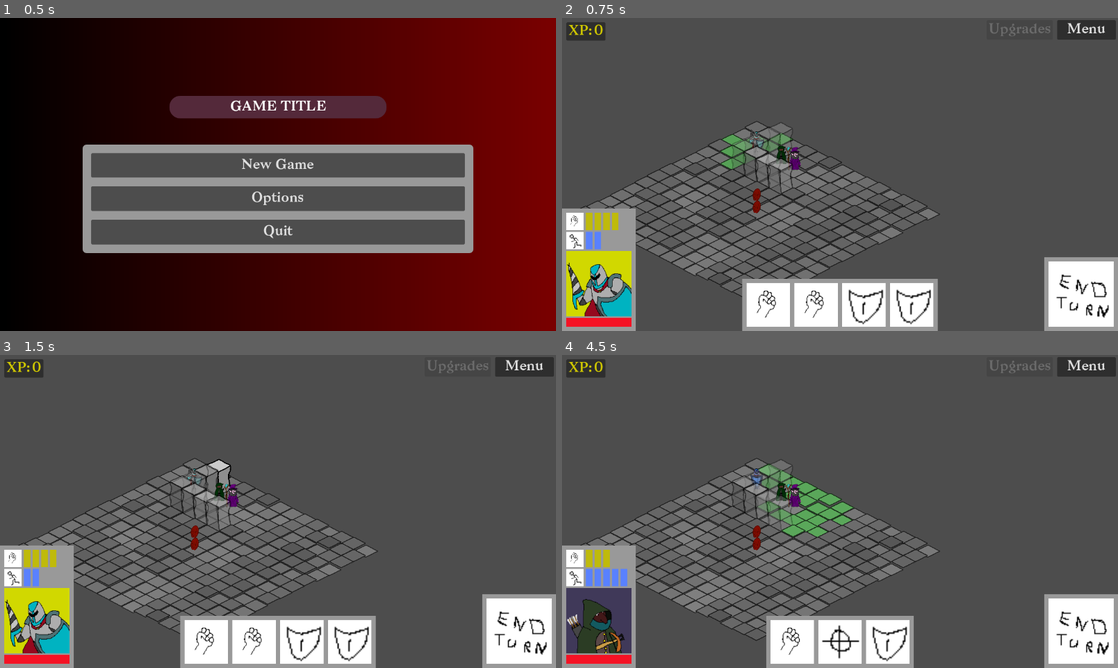
Above: before the commit, frames 1-4 (two rows, left to right).
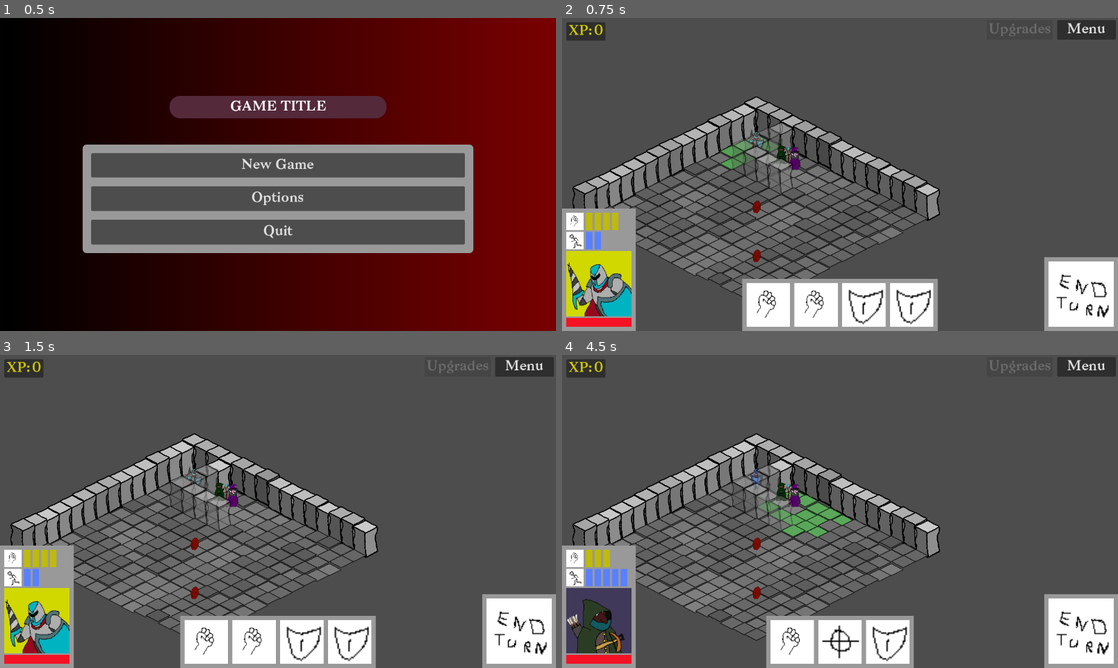
Above: after the commit, the same moments.

Repository: CiaranWoodward/LD57
Game: Godot game, scene res://scenes/main.tscn
Two runs of this game, one before a commit and one after it. Both use one fixed random seed, a clock stepped at 60 frames per second and the inputs below. The engine's default icon, where the game draws it, is replaced by a stand-in: a white triangle on a blue panel in a dark square. Sound files missing from this copy of the repository are replaced by a short silence.
Inputs (mouse positions are in pixels of both pictures, inside the frame that each line leads up to):
- Up to frame 1 (0.5 s): no input
- Up to frame 2 (0.75 s): click "New Game" at 0.5 s
- Up to frame 3 (1.5 s): click (205, 642) at 1.25 s
- Up to frame 4 (4.5 s): click (817, 642) at 2 s; click (862, 642) at 2.75 s; click (912, 642) at 3.5 s; click (1079, 630) at 4.25 s

Frame 1 is identical in both runs. In frame 2, 5.3% of the frame differs, in the area x 1-68%, y 24-78%; in frame 3, 5.2%; in frame 4, 5.7%.

Commit message:
Refactor LevelManager for improved level handling and entity management
- Changed level_scenes to a single level_scene variable for streamlined level instantiation.
- Updated tile_entity_encoding to include new entity types: Exploding Barrel (X) and Destructible Wall (D).
- Enhanced level map definitions to incorporate new entities and improved layout.
- Refactored initialization logic to ensure proper level loading and error handling.
- Improved comments for clarity on entity types and map parsing functionality.

Diff:
--- a/Level/LevelManager.gd
+++ b/Level/LevelManager.gd
@@ -9,7 +9,7 @@
 
 # Level management
 var active_levels: Array[IsometricMap] = []
-var level_scenes: Array[PackedScene] = []
+var level_scene: PackedScene
 var level_nodes: Dictionary = {}  # Level index -> IsometricMap node
 var current_deepest_level: int = 0
 
@@ -18,6 +18,7 @@
 # o = open/floor, s = stone/wall
 # Second character (optional): Entity to spawn
 # H = Hellbomb, C = Hellbomb Chaser, M = Minion, E = Elite, G = Grunt, B = Boss, P = Player (Heavy), S = Scout, W = Wizard
+# X = Exploding Barrel, D = Destructible Wall
 var tile_entity_encoding = {
 	# Tile types (first character)
 	"o": "open_floor",
@@ -32,75 +33,93 @@
 	"B": "boss",
 	"P": "player_heavy",
 	"S": "player_scout",
-	"W": "player_wizard"
+	"W": "player_wizard",
+	"X": "exploding_barrel",
+	"D": "destructible_wall"
 }
 
 var level_maps : Array = [
 	[
-		["o", "o", "o", "o", "o", "o", "o", "o", "o", "o", "o", "o", "o", "o", "o"],
-		["o", "o", "o", "s", "o", "o", "o", "o", "o", "o", "o", "o", "o", "o", "o"],
-		["o", "o", "oP", "s", "oS", "oW", "o", "o", "o", "o", "o", "o", "o", "o", "o"],
-		["o", "o", "o", "s", "o", "o", "o", "o", "o", "o", "o", "o", "o", "o", "o"],
-		["o", "o", "o", "s", "s", "s", "s", "o", "o", "o", "o", "o", "o", "o", "o"],
-		["o", "o", "o", "o", "o", "o", "o", "o", "o", "o", "o", "o", "o", "o", "o"],
-		["o", "o", "o", "o", "o", "o", "oH", "o", "o", "o", "o", "o", "o", "o", "o"],
-		["o", "o", "o", "o", "o", "o", "o", "oH","o", "o", "o", "o", "o", "o", "o"],
-		["o", "o", "o", "o", "o", "o", "o", "o", "o", "o", "o", "o", "o", "o", "o"],
-		["o", "o", "o", "o", "o", "o", "o", "o", "o", "o", "o", "o", "o", "o", "o"],
-		["o", "o", "o", "o", "o", "o", "o", "o", "o", "o", "o", "o", "o", "o", "o"],
-		["o", "o", "o", "o", "o", "o", "o", "o", "o", "o", "o", "o", "o", "o", "o"],
-		["o", "o", "o", "o", "o", "o", "o", "o", "o", "o", "o", "o", "o", "o", "o"],
-		["o", "o", "o", "o", "o", "o", "o", "o", "o", "o", "o", "o", "o", "o", "o"],
-		["o", "o", "o", "o", "o", "o", "o", "o", "o", "o", "o", "o", "o", "o", "o"]
-	],
-	[
-		["o", "o", "o", "o", "o", "o", "o", "o", "o", "o", "o", "o", "o", "o", "o"],
-		["o", "o", "o", "o", "o", "o", "o", "o", "o", "o", "o", "o", "o", "o", "o"],
-		["o", "o", "s", "o", "o", "o", "o", "o", "o", "o", "o", "o", "s", "o", "o"],
-		["o", "o", "s", "o", "o", "o", "o", "o", "o", "o", "o", "o", "s", "o", "o"],
-		["o", "o", "s", "o", "o", "o", "o", "oE", "o", "s", "o", "o", "s", "o", "o"],
-		["o", "o", "s", "o", "o", "o", "o", "o", "o", "s", "o", "o", "s", "o", "o"],
-		["o", "o", "o", "o", "o", "s", "o", "s", "o", "o", "o", "o", "o", "o", "o"],
-		["o", "o", "o", "o", "o", "s", "o", "s", "o", "o", "o", "o", "o", "o", "o"],
-		["o", "o", "s", "o", "o", "o", "o", "o", "o", "s", "o", "o", "s", "o", "o"],
-		["o", "o", "s", "o", "o", "o", "o", "o", "o", "s", "o", "o", "s", "o", "o"],
-		["o", "o", "s", "o", "o", "o", "o", "o", "o", "o", "o", "o", "s", "o", "o"],
-		["o", "o", "s", "o", "o", "o", "o", "o", "o", "o", "o", "o", "s", "o", "o"],
-		["o", "o", "o", "o", "o", "o", "o", "o", "o", "o", "o", "o", "o", "o", "o"],
-		["o", "o", "o", "o", "o", "o", "o", "o", "o", "o", "o", "o", "o", "o", "o"]
-	],
-	[
-		["o", "o", "o", "o", "o", "o", "o", "o", "o", "o", "o", "o", "o", "o", "o"],
-		["o", "s", "o", "o", "o", "o", "o", "o", "o", "o", "o", "o", "o", "o", "o"],
-		["o", "o", "s", "o", "o", "o", "o", "o", "o", "o", "o", "o", "o", "o", "o"],
-		["o", "o", "o", "s", "o", "o", "o", "o", "o", "o", "o", "o", "o", "o", "o"],
-		["o", "o", "o", "o", "s", "o", "o", "o", "o", "o", "o", "o", "o", "o", "o"],
-		["o", "o", "o", "o", "o", "s", "o", "o", "o", "o", "o", "o", "o", "o", "o"],
-		["o", "o", "o", "o", "o", "o", "s", "o", "oE", "o", "o", "o", "o", "o", "o"],
-		["o", "o", "o", "o", "o", "o", "o", "s", "o", "o", "o", "o", "o", "o", "o"],
-		["o", "o", "o", "o", "o", "o", "o", "o", "s", "o", "o", "o", "o", "o", "o"],
-		["o", "o", "o", "o", "o", "o", "o", "s", "o", "o", "o", "o", "o", "o", "o"],
-		["o", "o", "o", "o", "o", "o", "s", "o", "o", "o", "o", "o", "o", "o", "o"],
-		["o", "o", "o", "o", "o", "s", "o", "o", "o", "o", "o", "o", "o", "o", "o"],
-		["o", "o", "o", "o", "s", "o", "o", "o", "o", "o", "o", "o", "o", "o", "o"],
-		["o", "o", "o", "o", "o", "o", "o", "o", "o", "o", "o", "o", "o", "o", "o"]
-	],
-	[
-		["o", "o", "o", "o", "o", "o", "o", "o", "o", "o", "o", "o", "o", "o", "o"],
-		["o", "o", "o", "o", "s", "s", "o", "o", "s", "s", "o", "o", "o", "o", "o"],
-		["o", "o", "o", "o", "s", "o", "o", "o", "o", "s", "o", "o", "o", "o", "o"],
-		["o", "o", "s", "s", "s", "o", "o", "o", "o", "s", "s", "s", "o", "o", "o"],
-		["o", "o", "o", "o", "o", "o", "o", "o", "o", "o", "o", "s", "o", "o", "o"],
-		["o", "o", "o", "o", "o", "o", "o", "o", "o", "o", "o", "s", "s", "s", "o"],
-		["o", "o", "s", "s", "s", "o", "o", "o", "o", "o", "o", "o", "o", "o", "o"],
-		["o", "o", "o", "o", "s", "o", "o", "oB", "o", "o", "o", "o", "o", "o", "o"],
-		["o", "o", "o", "o", "s", "o", "o", "o", "o", "o", "o", "s", "s", "s", "o"],
-		["o", "o", "o", "o", "s", "o", "o", "o", "o", "o", "o", "s", "o", "o", "o"],
-		["o", "o", "o", "o", "s", "s", "s", "o", "o", "s", "s", "s", "o", "o", "o"],
-		["o", "o", "o", "o", "o", "o", "s", "o", "o", "s", "o", "o", "o", "o", "o"],
-		["o", "o", "o", "o", "o", "o", "s", "o", "o", "s", "o", "o", "o", "o", "o"],
-		["o", "o", "o", "o", "o", "o", "o", "o", "o", "o", "o", "o", "o", "o", "o"]
-	]
+		["s", "s", "s", "s", "s", "s", "s", "s", "s", "s", "s", "s", "s", "s", "s"],
+		["s", "o", "o", "s", "o", "o", "o", "o", "o", "o", "o", "o", "o", "o", "o"],
+		["s", "o", "oP", "s", "oS", "oW", "o", "o", "o", "o", "o", "o", "o", "o", "o"],
+		["s", "o", "o", "s", "o", "o", "o", "o", "o", "o", "o", "o", "o", "o", "o"],
+		["s", "o", "o", "s", "s", "s", "s", "o", "o", "o", "o", "o", "o", "o", "o"],
+		["s", "o", "o", "o", "o", "o", "o", "o", "o", "o", "o", "o", "o", "o", "o"],
+		["s", "o", "o", "o", "o", "o", "o", "o", "o", "o", "o", "o", "o", "o", "o"],
+		["s", "o", "o", "o", "o", "o", "o", "oH","o", "o", "o", "o", "o", "o", "o"],
+		["s", "o", "o", "o", "o", "o", "o", "o", "o", "o", "o", "o", "o", "o", "o"],
+		["s", "o", "o", "o", "o", "o", "o", "o", "o", "o", "o", "o", "o", "o", "o"],
+		["s", "o", "o", "o", "o", "o", "o", "o", "o", "o", "o", "o", "o", "o", "o"],
+		["s", "o", "o", "o", "o", "o", "o", "o", "o", "o", "o", "oH", "o", "o", "o"],
+		["s", "o", "o", "o", "o", "o", "o", "o", "o", "o", "o", "o", "o", "o", "o"],
+		["s", "o", "o", "o", "o", "o", "o", "o", "o", "o", "o", "o", "o", "o", "o"],
+		["s", "o", "o", "o", "o", "o", "o", "o", "o", "o", "o", "o", "o", "o", "o"]
+	],
+	[
+		["s", "s", "s", "s", "s", "s", "s", "s", "s", "s", "s", "s", "s", "s", "s"],
+		["s", "o", "o", "o", "o", "oD", "o", "o", "o", "o", "o", "o", "o", "o", "o"],
+		["s", "o", "s", "o", "o", "oD", "o", "o", "o", "o", "o", "o", "s", "o", "o"],
+		["s", "o", "s", "o", "oC", "oD", "o", "o", "o", "o", "o", "o", "s", "o", "o"],
+		["s", "o", "s", "o", "o", "oD", "oG", "o", "o", "s", "o", "o", "s", "o", "o"],
+		["s", "o", "s", "o", "o", "oD", "o", "o", "o", "s", "o", "o", "s", "o", "o"],
+		["s", "o", "o", "o", "o", "s", "o", "s", "o", "o", "o", "o", "o", "o", "o"],
+		["s", "o", "o", "o", "o", "s", "o", "s", "o", "o", "o", "o", "o", "o", "o"],
+		["s", "o", "s", "o", "o", "oD", "o", "o", "o", "s", "o", "o", "s", "o", "o"],
+		["s", "o", "s", "o", "o", "oD", "o", "o", "o", "s", "o", "o", "s", "o", "o"],
+		["s", "o", "s", "o", "o", "oD", "o", "o", "o", "o", "o", "o", "s", "oG", "o"],
+		["s", "o", "s", "oC", "o", "oD", "o", "o", "o", "o", "o", "o", "s", "o", "o"],
+		["s", "o", "o", "o", "o", "oD", "o", "o", "o", "o", "o", "o", "o", "o", "o"],
+		["s", "o", "o", "o", "o", "oD", "o", "o", "o", "o", "o", "o", "o", "o", "o"]
+	],
+	[
+		["s", "s", "s", "s", "s", "s", "s", "s", "s", "s", "s", "s", "s", "s", "s"],
+		["s", "s", "o", "o", "o", "o", "o", "o", "o", "o", "o", "o", "oD", "o", "o"],
+		["s", "oM", "s", "o", "o", "o", "o", "o", "o", "o", "o", "o", "oD", "o", "o"],
+		["s", "o", "o", "s", "o", "o", "o", "o", "o", "o", "o", "o", "oD", "o", "o"],
+		["s", "o", "o", "o", "s", "o", "o", "o", "o", "o", "o", "o", "oD", "oD", "o"],
+		["s", "o", "o", "o", "o", "s", "o", "o", "o", "o", "o", "o", "o", "o", "o"],
+		["s", "o", "o", "o", "o", "o", "s", "oD", "oE", "o", "o", "o", "o", "o", "o"],
+		["s", "o", "o", "o", "o", "o", "o", "s", "o", "o", "o", "o", "o", "o", "o"],
+		["s", "o", "o", "o", "o", "o", "o", "o", "s", "o", "o", "o", "o", "o", "o"],
+		["s", "o", "o", "o", "o", "o", "o", "s", "o", "o", "o", "o", "o", "o", "o"],
+		["s", "o", "oE", "o", "o", "o", "s", "o", "o", "o", "o", "o", "o", "o", "o"],
+		["s", "o", "o", "o", "o", "s", "o", "o", "o", "o", "o", "o", "o", "o", "o"],
+		["s", "o", "o", "o", "s", "o", "o", "o", "o", "o", "o", "o", "oG", "o", "o"],
+		["s", "o", "o", "o", "o", "o", "o", "o", "o", "o", "o", "o", "o", "o", "o"]
+	],
+	[
+		["s", "s", "s", "s", "s", "s", "s", "s", "s", "s", "s", "s", "s", "s", "s"],
+		["s", "o", "o", "o", "s", "s", "o", "o", "s", "s", "o", "o", "o", "o", "o"],
+		["s", "o", "o", "o", "s", "o", "o", "o", "o", "oD", "oM", "o", "o", "o", "o"],
+		["s", "o", "s", "s", "s", "oE", "o", "o", "o", "oD", "oD", "s", "o", "o", "o"],
+		["s", "o", "o", "o", "o", "o", "o", "o", "o", "o", "o", "s", "o", "o", "o"],
+		["s", "o", "o", "o", "o", "o", "o", "o", "o", "o", "o", "s", "s", "s", "o"],
+		["s", "oC", "s", "s", "s", "o", "o", "oH", "o", "o", "o", "o", "o", "o", "o"],
+		["s", "o", "o", "o", "s", "o", "o", "oE", "o", "o", "o", "o", "o", "o", "o"],
+		["s", "o", "oX", "o", "s", "o", "o", "o", "o", "o", "o", "s", "s", "s", "o"],
+		["s", "o", "o", "o", "s", "o", "o", "o", "o", "o", "o", "s", "o", "o", "o"],
+		["s", "o", "o", "o", "s", "oD", "s", "oX", "o", "s", "s", "s", "o", "o", "o"],
+		["s", "o", "o", "o", "o", "o", "s", "o", "o", "s", "o", "o", "o", "o", "o"],
+		["s", "o", "o", "o", "o", "o", "s", "o", "o", "s", "o", "o", "o", "o", "o"],
+		["s", "o", "o", "o", "o", "o", "o", "o", "o", "o", "o", "o", "oE", "o", "o"]
+	],
+	[
+		["s", "s", "s", "s", "s", "s", "s", "s", "s", "s", "s", "s", "s", "s", "s"],
+		["s", "o", "o", "o", "o", "o", "o", "o", "o", "o", "o", "o", "o", "o", "s"],
+		["s", "o", "oD", "o", "o", "o", "o", "o", "o", "o", "o", "o", "oD", "o", "s"],
+		["s", "o", "o", "o", "o", "oE", "o", "o", "o", "oE", "o", "o", "o", "o", "s"],
+		["s", "o", "o", "oX", "o", "o", "o", "o", "o", "o", "o", "oX", "o", "o", "s"],
+		["s", "o", "o", "o", "o", "o", "o", "o", "o", "o", "o", "o", "o", "o", "s"],
+		["s", "o", "oE", "o", "o", "o", "oB", "o", "o", "o", "o", "o", "oE", "o", "s"],
+		["s", "o", "o", "o", "o", "o", "o", "o", "o", "o", "o", "o", "o", "o", "s"],
+		["s", "o", "o", "oX", "o", "o", "o", "o", "o", "o", "o", "oX", "o", "o", "s"],
+		["s", "o", "o", "o", "o", "oE", "o", "o", "o", "oE", "o", "o", "o", "o", "s"],
+		["s", "o", "oD", "o", "o", "o", "o", "o", "o", "o", "o", "o", "oD", "o", "s"],
+		["s", "o", "o", "o", "o", "o", "o", "oD", "o", "o", "o", "o", "o", "o", "s"],
+		["s", "o", "o", "o", "o", "o", "o", "o", "o", "o", "o", "o", "o", "o", "s"],
+		["s", "s", "s", "s", "s", "s", "s", "s", "s", "s", "s", "s", "s", "s", "s"]
+	],
 ]
 
 # Function to extract tile type and entity information from a map cell string
@@ -119,6 +138,8 @@
 			result.tile_type = tile_entity_encoding[tile_char]
 
 		# Second character (if present) is the entity type
+		# This includes all entity types: characters, enemies, and now also
+		# environmental objects like exploding barrels (X) and destructible walls (D)
 		if cell_string.length() > 1:
 			var entity_char = cell_string[1]
 			if tile_entity_encoding.has(entity_char):
@@ -169,23 +190,14 @@
 	return patrol_path
 
 func _ready():
-	# Register initial level scenes
-	level_scenes = [
-		load("res://Level/map.tscn"),  # Level 1
-		load("res://Level/map.tscn"),   # Level 2 (for now using the same scene)
-		load("res://Level/map.tscn"),   # Level 3 (for now using the same scene)
-		load("res://Level/map.tscn")   # Level 4 (for now using the same scene)
-	]
+	# Register initial level scene
+	level_scene = load("res://Level/map.tscn")
 
 	# Initialize the first level
 	initialize_level(0)
 
 # Initialize a level at the specified index
 func initialize_level(level_index: int) -> IsometricMap:
-	if level_index >= level_scenes.size():
-		push_error("Level index out of bounds: " + str(level_index) + " There are no available scenes")
-		return null
-
 	if level_index >= level_maps.size():
 		push_error("Level index out of bounds: " + str(level_index) + " There are no available maps")
 		return null
@@ -211,7 +223,7 @@
 	print("LevelManager: Map data contains " + str(entity_count) + " entities to spawn")
 
 	# Instance the level
-	var level_instance = level_scenes[level_index].instantiate() as IsometricMap
+	var level_instance = level_scene.instantiate() as IsometricMap
 	level_instance.set_map_array(level_maps[level_index])
 
 	# Position the level based on its depth
@@ -246,7 +258,7 @@
 
 # Check if a tile position in a level has a valid tile below it for drilling
 func has_valid_tile_below(level_index: int, grid_pos: Vector2i) -> bool:
-	if level_index >= level_scenes.size() - 1:
+	if level_index >= level_nodes.size() - 1:
 		return false  # No level below
 
 	var level_below_index = level_index + 1
